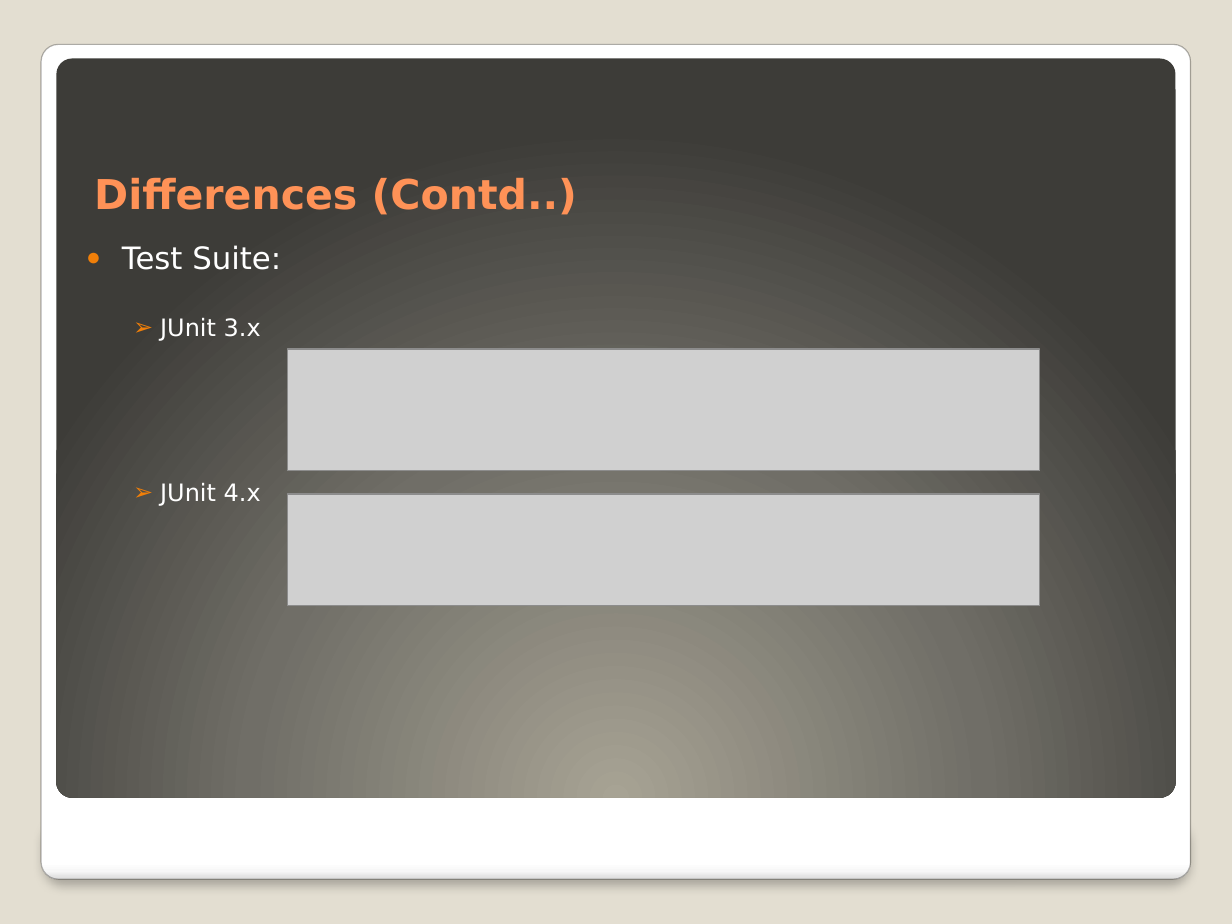
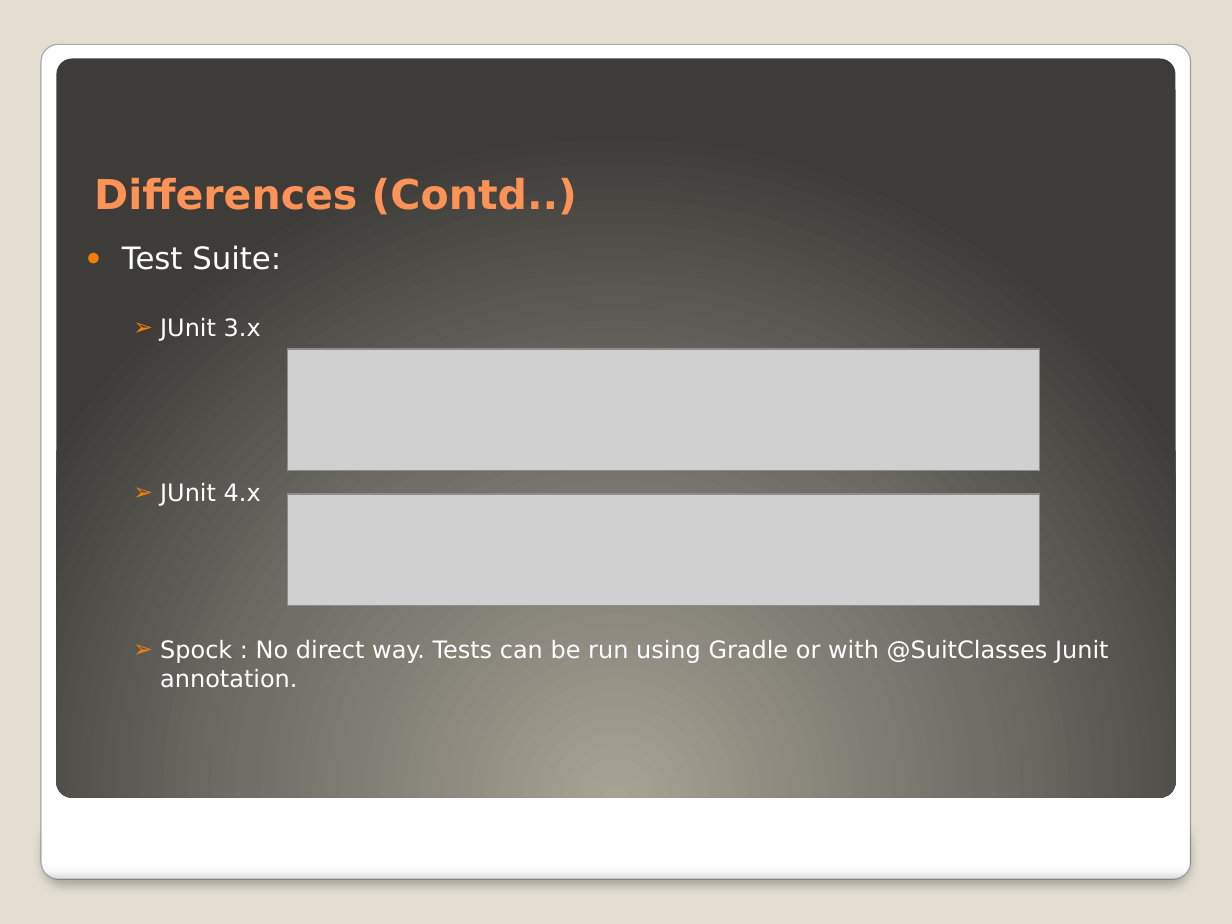
Before and after one commit to ayazlakdawala/JUnitMigration3.x-4.x, a slide deck: slide 12 of TechiNar Series-Unit Testing Frameworks Demo.pptx (slide 9 before the commit). Drawn at 1232x924 pixels with LibreOffice and Linux fonts; fonts in the diff are those of the drawing; grey boxes stand for pictures. Boxes give left, top, right and bottom in pixels: in the first picture for what was removed or moved away, otherwise in the second. Text is boxed around its words. In the diff, an @@ line names an element or a change of style, - is before the commit and + after.

Commit message:
added new spock features to the project

```diff
--- a/TechiNar Series-Unit Testing Frameworks Demo.pptx
+++ b/TechiNar Series-Unit Testing Frameworks Demo.pptx
@@ text at (x1=160, y1=640, x2=1109, y2=688): paragraph added @@
+  ➢ Spock : No direct way. Tests can be run using Gradle or with @SuitClasses Junit annotation.
```
Also in this commit, not shown: 7 other slides changed, 10 slides added, 2 other files.
